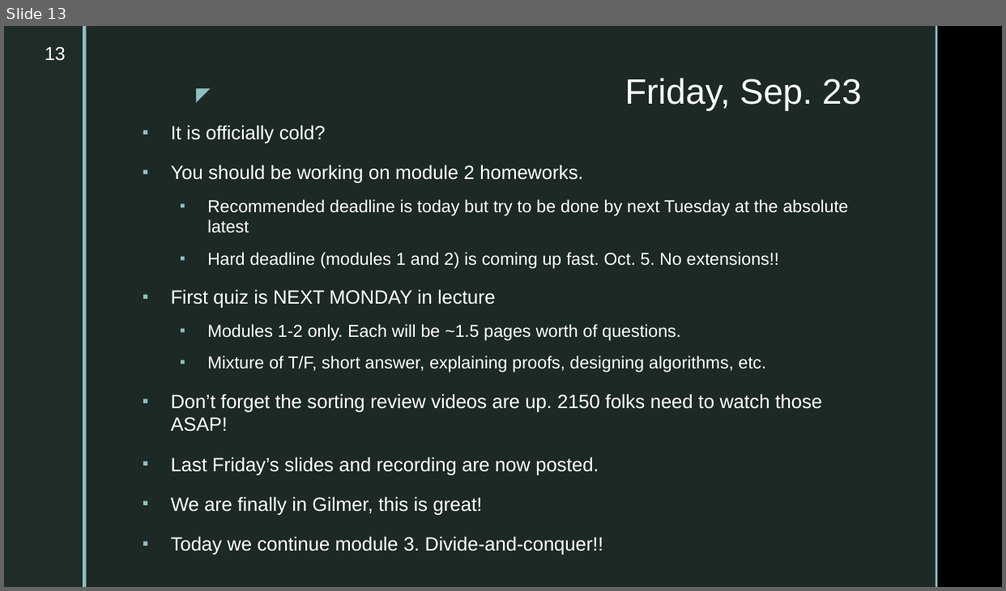
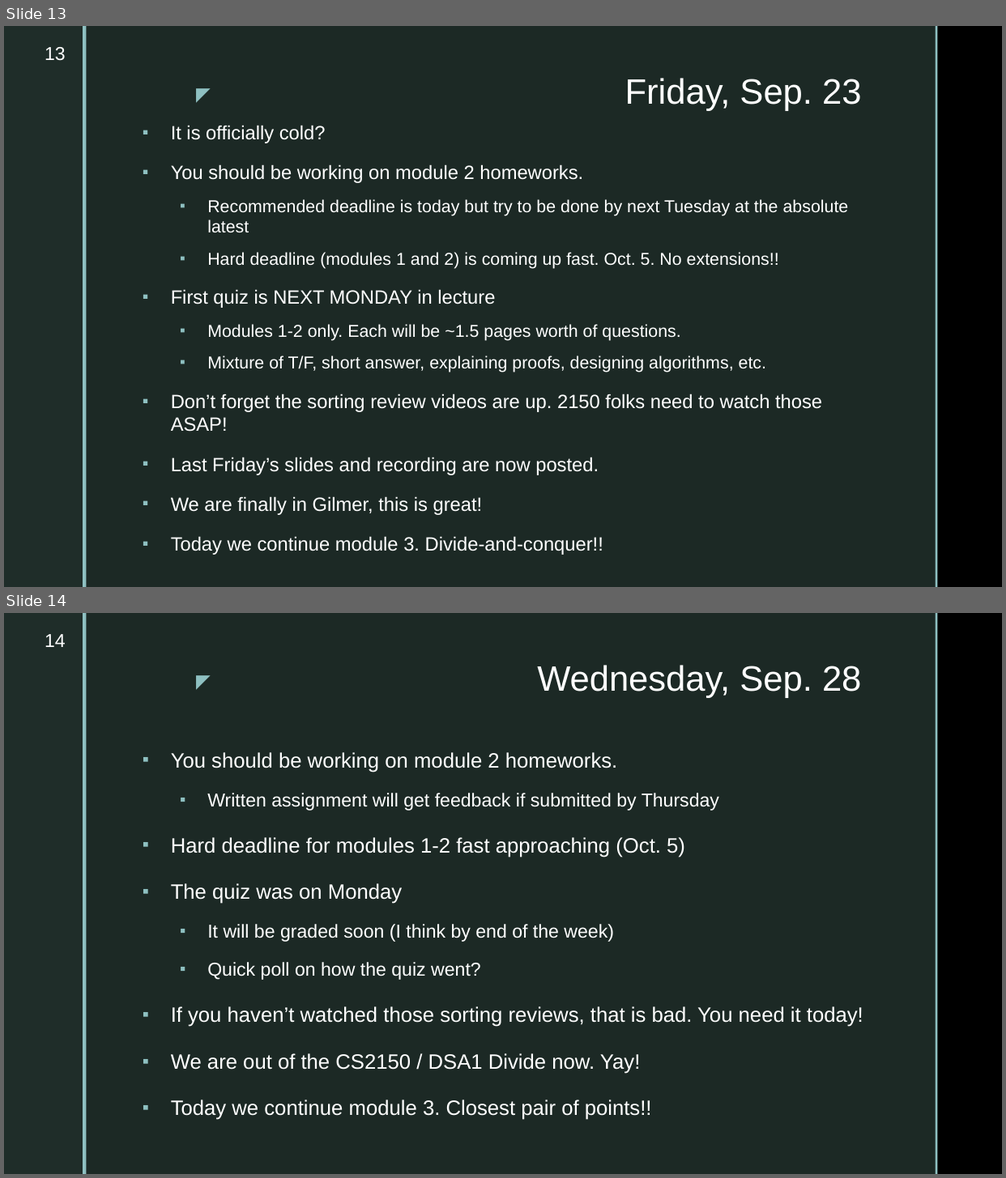
Before and after one commit to markfloryan/dsa2, a slide deck: slides/dailyannouncements.pptx. Shown one above the other, each under a label of ours: slide 13 before the commit, slides 13 and 14 after it. The pictures are 1006x591 and 1006x1178 pixels, drawn with LibreOffice and Linux fonts; fonts in the diff are those of the drawing; background and template pictures are left out. Boxes give left, top, right and bottom in pixels: in the first picture for what was removed or moved away, otherwise in the second. Text is boxed around its words. In the diff, an @@ line names an element or a change of style, - is before the commit and + after.

```diff
--- a/slides/dailyannouncements.pptx
+++ b/slides/dailyannouncements.pptx
@@ slide 14 added at [4, 613, 1002, 1174], background picture (left out); not listed: 5 template elements that a slide beside it also shows @@
@@ page number added at [44, 634, 66, 647], 18 pt, text #FFFFFF @@
+14
@@ title added at [537, 665, 861, 698], 34 pt, text #FFFFFF @@
+Wednesday, Sep. 28
@@ text added at [171, 752, 863, 1120], 20 pt, text #FFFFFF @@
+▪ You should be working on module 2 homeworks.
+  ▪ Written assignment will get feedback if submitted by Thursday
+▪ Hard deadline for modules 1-2 fast approaching (Oct. 5)
+▪ The quiz was on Monday
+  ▪ It will be graded soon (I think by end of the week)
+  ▪ Quick poll on how the quiz went?
+▪ If you haven’t watched those sorting reviews, that is bad. You need it today!
+▪ We are out of the CS2150 / DSA1 Divide now. Yay!
+▪ Today we continue module 3. Closest pair of points!!
```
Also in this commit, not shown: 1 other slide added, 1 other file.
